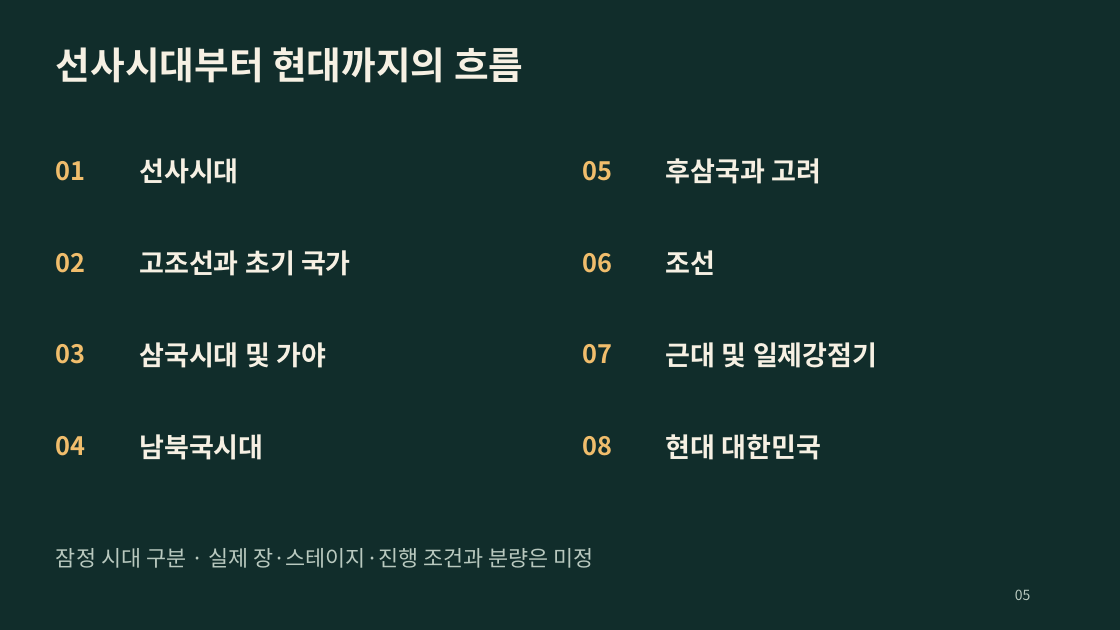
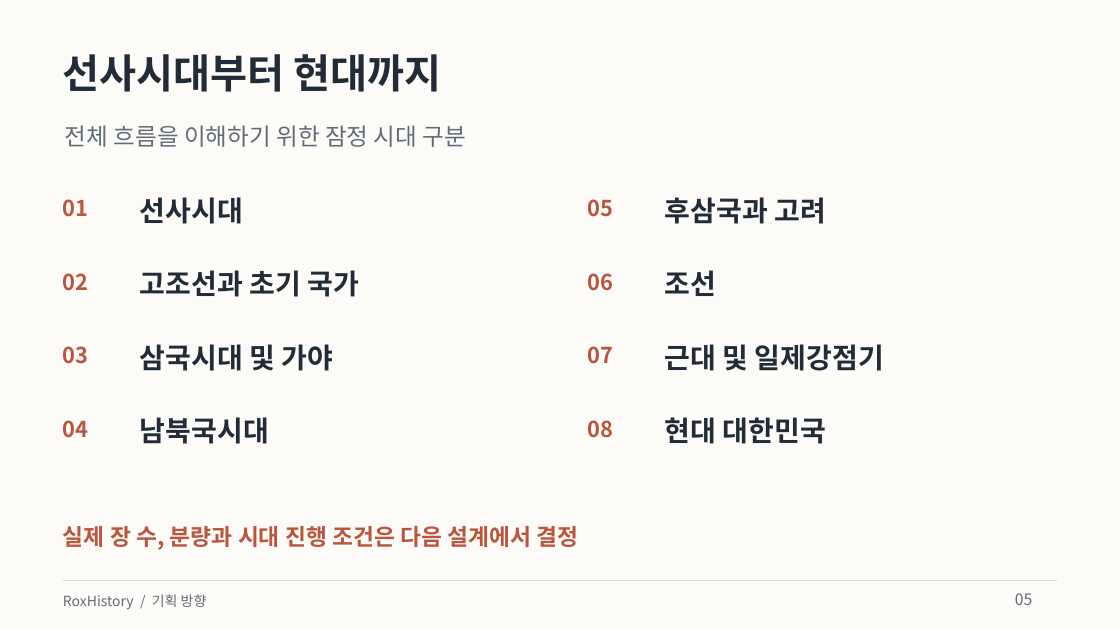
Before and after one commit to byungho-cho/roxhistory, a slide deck: slide 5 of presentations/RoxHistory_Overview_v0.1-handover.pptx. Drawn at 1120x630 pixels with LibreOffice and Linux fonts; fonts in the diff are those of the drawing. Boxes give left, top, right and bottom in pixels: in the first picture for what was removed or moved away, otherwise in the second. Text is boxed around its words. In the diff, an @@ line names an element or a change of style, - is before the commit and + after.

Commit message:
design: refresh presentations with a light editorial style and concise copy

```diff
--- a/presentations/RoxHistory_Overview_v0.1-handover.pptx
+++ b/presentations/RoxHistory_Overview_v0.1-handover.pptx
@@ background #112D2B to #FCFBF8 @@
@@ text at bbox=[63, 54, 442, 92]: text changed; size 32.2 to 34.5 pt; text colour #F6F0E3 to #222B38 @@
-선사시대부터 현대까지의 흐름
+선사시대부터 현대까지
@@ text added at bbox=[65, 125, 466, 147], 20.2 pt, text #626C79 @@
+전체 흐름을 이해하기 위한 잠정 시대 구분
@@ size 21.8 to 18.8 pt, text colour #F0BD6C to #BA563E in 8 elements at bbox=[588, 346, 614, 364], bbox=[63, 346, 89, 364], bbox=[588, 273, 614, 291], bbox=[588, 420, 614, 438], bbox=[63, 273, 89, 291], bbox=[63, 420, 89, 438], bbox=[588, 199, 614, 217], bbox=[63, 199, 89, 217] @@
@@ text "01": place and size @@
-text "01" at bbox=[56, 161, 86, 181]
+text "01" at bbox=[63, 199, 89, 217]
@@ text "선사시대": place and size @@
-text "선사시대" at bbox=[139, 158, 239, 184]
+text "선사시대" at bbox=[140, 197, 243, 224]
@@ text "05": place and size @@
-text "05" at bbox=[583, 161, 613, 181]
+text "05" at bbox=[588, 199, 614, 217]
@@ size 23.2 to 24 pt, text colour #F6F0E3 to #222B38 in 8 elements at bbox=[140, 344, 334, 371], bbox=[665, 344, 884, 371], bbox=[140, 270, 359, 297], bbox=[665, 270, 717, 296], bbox=[140, 417, 269, 444], bbox=[665, 417, 826, 444], bbox=[140, 197, 243, 224], bbox=[665, 197, 826, 224] @@
@@ text "후삼국과 고려": place and size @@
-text "후삼국과 고려" at bbox=[666, 158, 822, 184]
+text "후삼국과 고려" at bbox=[665, 197, 826, 224]
@@ text "02": place and size @@
-text "02" at bbox=[56, 253, 86, 273]
+text "02" at bbox=[63, 273, 89, 291]
@@ text "고조선과 초기 국가": place and size @@
-text "고조선과 초기 국가" at bbox=[139, 250, 351, 276]
+text "고조선과 초기 국가" at bbox=[140, 270, 359, 297]
@@ text "06": place and size @@
-text "06" at bbox=[583, 253, 613, 273]
+text "06" at bbox=[588, 273, 614, 291]
@@ text "조선": place and size @@
-text "조선" at bbox=[666, 250, 716, 275]
+text "조선" at bbox=[665, 270, 717, 296]
@@ text "03": place and size @@
-text "03" at bbox=[56, 344, 86, 364]
+text "03" at bbox=[63, 346, 89, 364]
@@ text "04": place and size @@
-text "04" at bbox=[56, 436, 86, 456]
+text "04" at bbox=[63, 420, 89, 438]
@@ text "남북국시대": place and size @@
-text "남북국시대" at bbox=[139, 434, 264, 460]
+text "남북국시대" at bbox=[140, 417, 269, 444]
@@ text "08": place and size @@
-text "08" at bbox=[583, 436, 613, 456]
+text "08" at bbox=[588, 420, 614, 438]
@@ text "현대 대한민국": place and size @@
-text "현대 대한민국" at bbox=[666, 434, 822, 460]
+text "현대 대한민국" at bbox=[665, 417, 826, 444]
@@ text at bbox=[63, 526, 579, 550]: text changed; size 18.8 to 19.5 pt; text colour #B9C9BF to #BA563E; bold on @@
-잠정 시대 구분 · 실제 장·스테이지·진행 조건과 분량은 미정
+실제 장 수, 분량과 시대 진행 조건은 다음 설계에서 결정
@@ rectangle added at bbox=[63, 581, 1057, 581], fill #D9DCE1 @@
@@ text added at bbox=[63, 594, 207, 609], 12 pt, text #626C79 @@
+RoxHistory / 기획 방향
@@ text "05" at bbox=[1015, 593, 1032, 605]: size 12 to 13.5 pt, text colour #B9C9BF to #626C79 @@
```
Also in this commit, not shown: 9 other slides changed, 8 other files.
